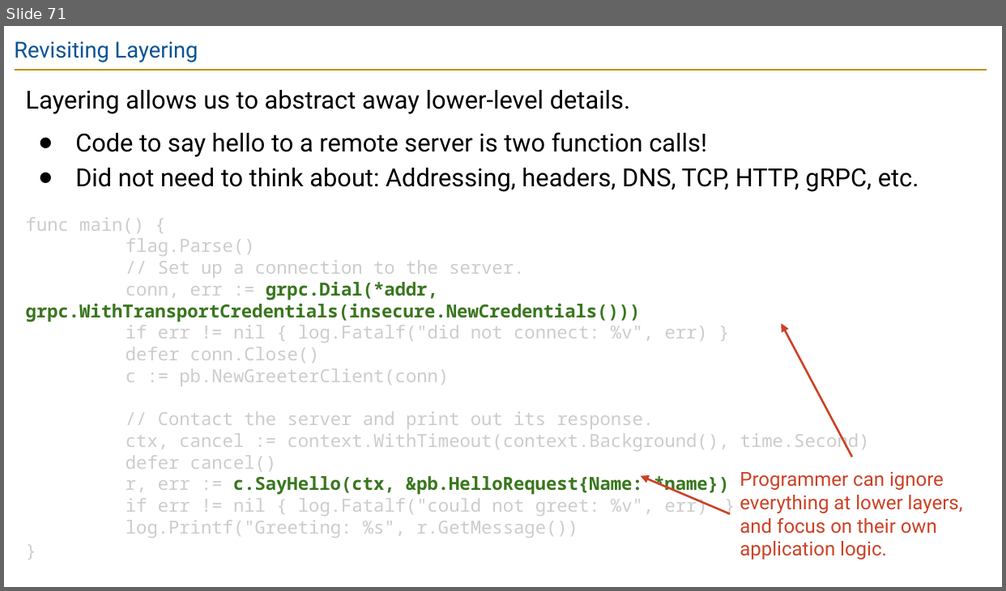
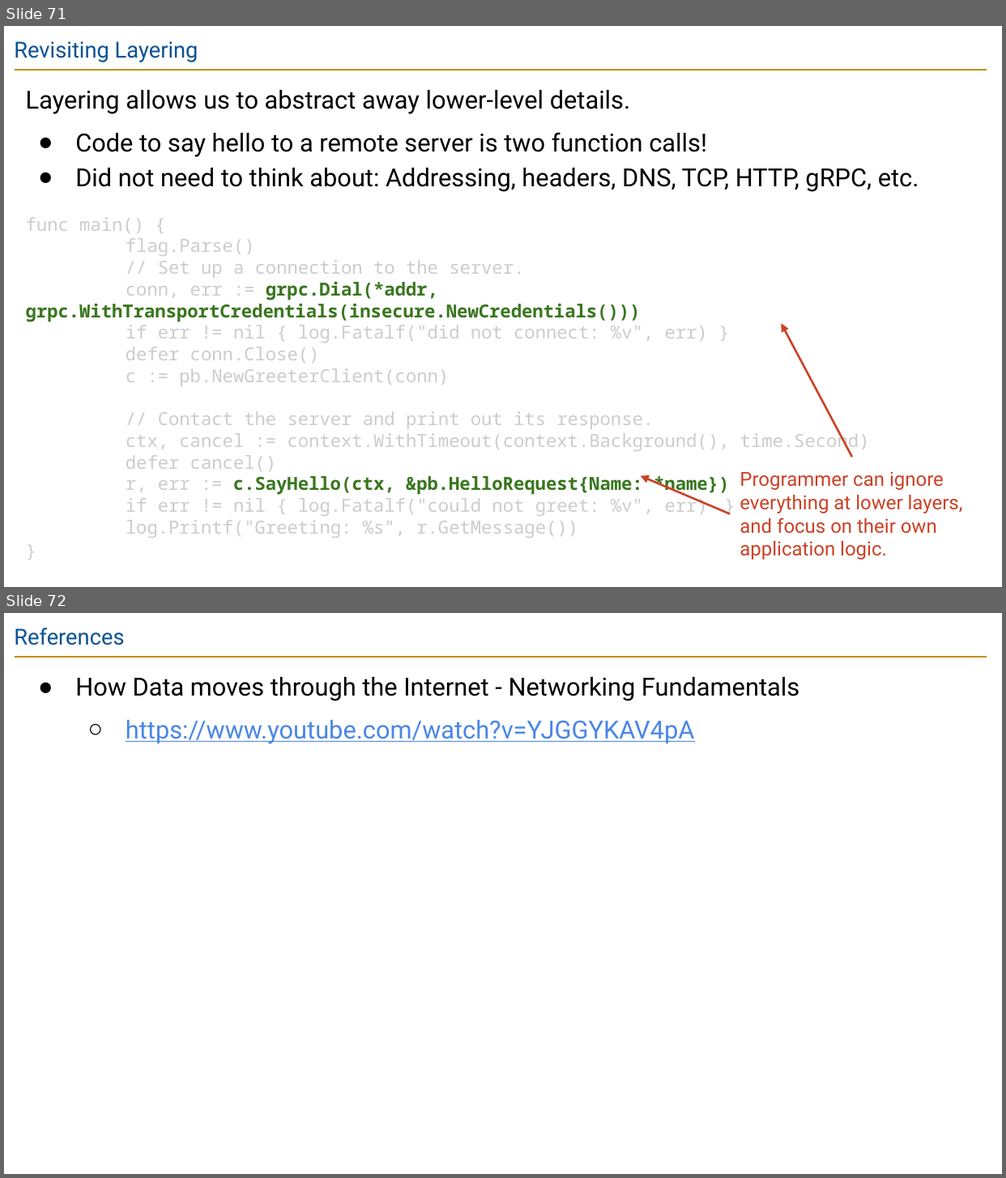
Before and after one commit to guhofstra/CSC175Sp26, a slide deck: PPTs/Lecture 17 - ARP, DHCP, NAT, TLS, End-to-End.pptx. Shown one above the other, each under a label of ours: slide 71 before the commit, slides 71 and 72 after it. The pictures are 1006x591 and 1006x1178 pixels, drawn with LibreOffice and Linux fonts; fonts in the diff are those of the drawing. Boxes give left, top, right and bottom in pixels: in the first picture for what was removed or moved away, otherwise in the second. Text is boxed around its words. In the diff, an @@ line names an element or a change of style, - is before the commit and + after.

```diff
--- a/PPTs/Lecture 17 - ARP, DHCP, NAT, TLS, End-to-End.pptx
+++ b/PPTs/Lecture 17 - ARP, DHCP, NAT, TLS, End-to-End.pptx
@@ slide 72 added at (4,613,1002,1174), background #FFFFFF; not listed: 1 template element that a slide beside it also shows @@
@@ title added at (14,628,124,645), 16 pt, text #0B5394 @@
+References
@@ text added at (75,677,799,744), 18 pt, text #000000 @@
+● How Data moves through the Internet - Networking Fundamentals
+  ○ https://www.youtube.com/watch?v=YJGGYKAV4pA
```
Also in this commit, not shown: 3 other files.
